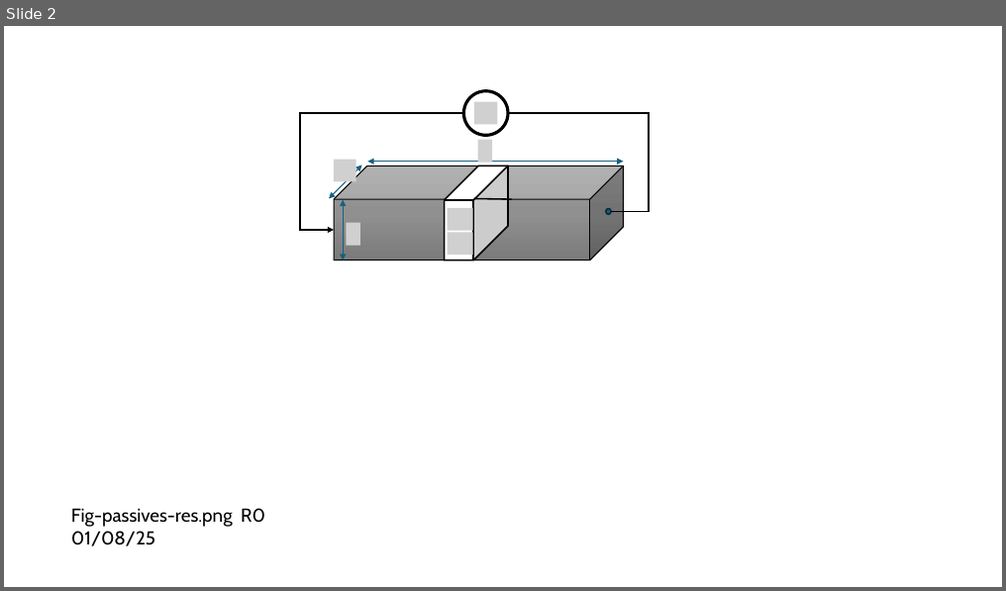
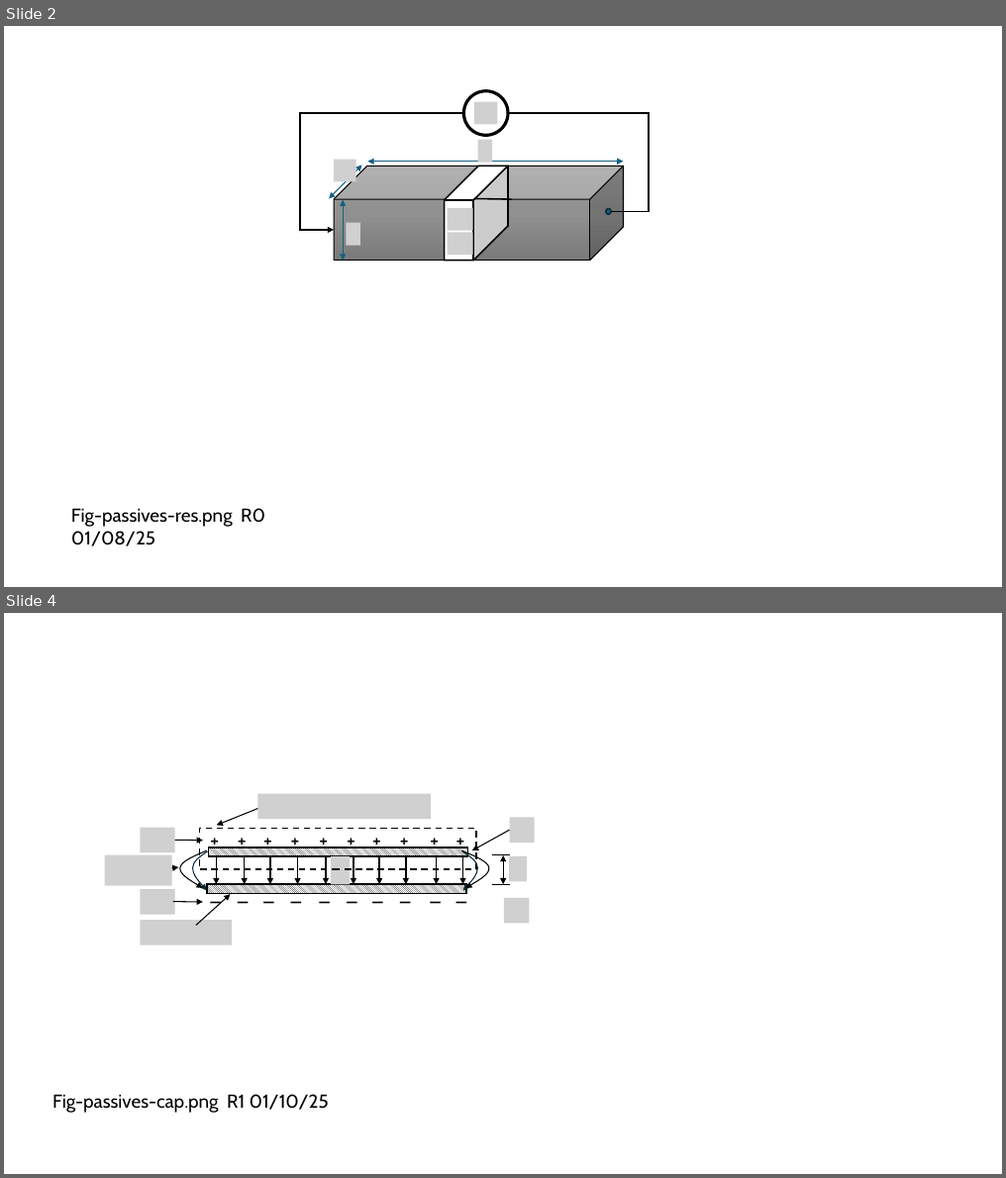
Before and after one commit to mixignal-press/ebook-ice1, a slide deck: figures/fig.pptx. Shown one above the other, each under a label of ours: slide 2 before the commit, slides 2 and 4 after it; the slides between them are not shown. The pictures are 1006x591 and 1006x1178 pixels, drawn with LibreOffice and Linux fonts; fonts in the diff are those of the drawing; grey boxes stand for pictures. Boxes give left, top, right and bottom in pixels: in the first picture for what was removed or moved away, otherwise in the second. Text is boxed around its words. In the diff, an @@ line names an element or a change of style, - is before the commit and + after.

```diff
--- a/figures/fig.pptx
+++ b/figures/fig.pptx
@@ slide 4 added at [4, 613, 1002, 1174], background #FFFFFF @@
@@ group added at [104, 794, 534, 946]: 20 texts, 16 arrows, 9 pictures, 4 freeform shapes, 3 rectangles, 2 lines, 1 double arrow @@
++
++
++
++
++
++
++
++
++
++
+_
+_
+_
+_
+_
+_
+_
+_
+_
+_
@@ text added at [53, 1094, 329, 1113], 18 pt, text #000000 @@
+Fig-passives-cap.png R1 01/10/25
```
Also in this commit, not shown: 1 slide changed, 3 other slides added, 4 other files.
